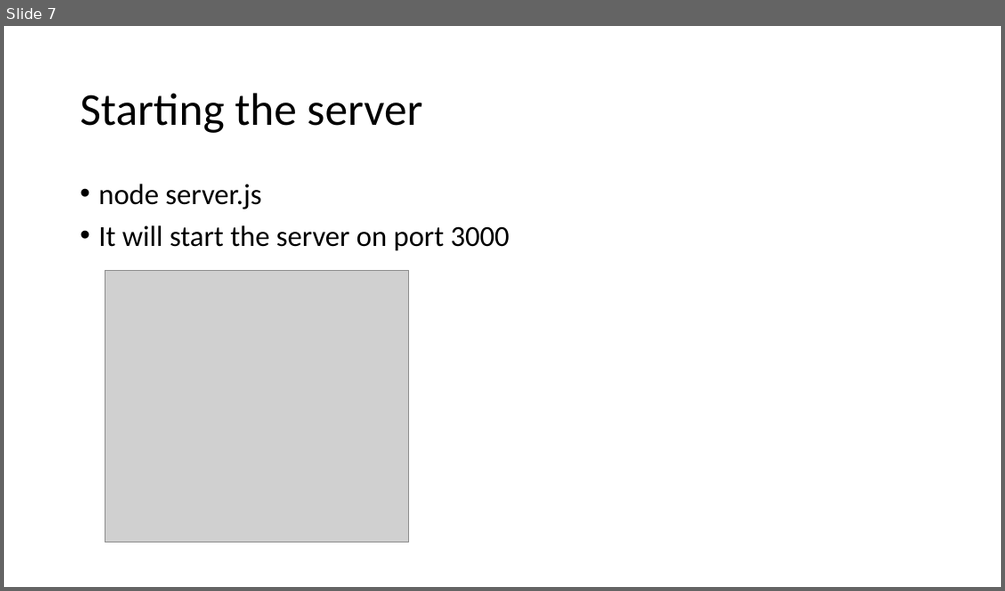
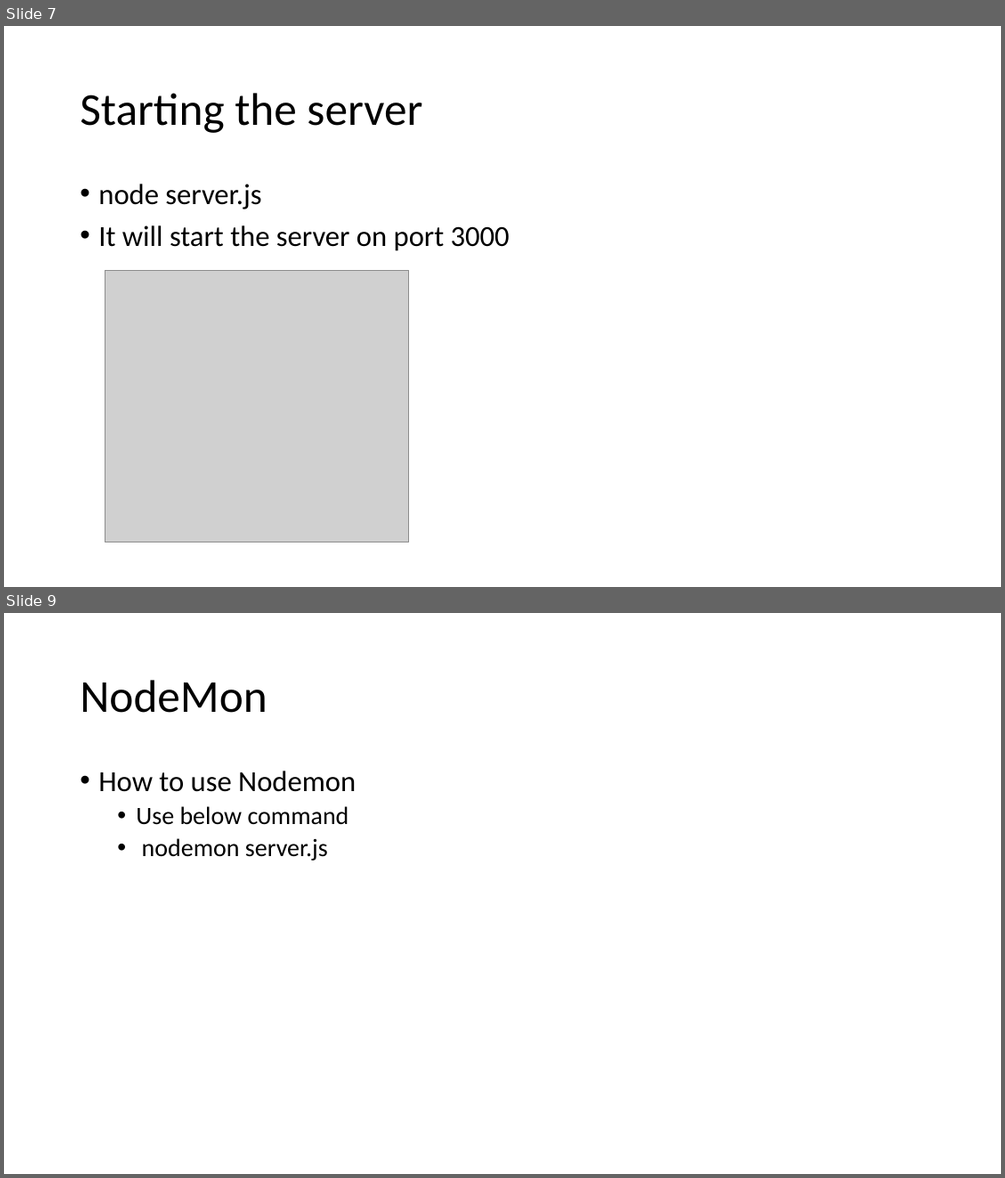
Before and after one commit to aroranishant8/WebDevelopment, a slide deck: Presentations/Section19_ExpressJs.pptx. Shown one above the other, each under a label of ours: slide 7 before the commit, slides 7 and 9 after it; the slides between them are not shown. The pictures are 1005x591 and 1005x1178 pixels, drawn with LibreOffice and Linux fonts; fonts in the diff are those of the drawing; grey boxes stand for pictures. Boxes give left, top, right and bottom in pixels: in the first picture for what was removed or moved away, otherwise in the second. Text is boxed around its words. In the diff, an @@ line names an element or a change of style, - is before the commit and + after.

```diff
--- a/Presentations/Section19_ExpressJs.pptx
+++ b/Presentations/Section19_ExpressJs.pptx
@@ slide 9 added at <box>4,613,1001,1174</box>, background #FFFFFF @@
@@ title added at <box>80,680,267,713</box>, 44 pt, text #000000 @@
+NodeMon
@@ text added at <box>98,771,356,860</box>, 24 pt, text #000000 @@
+• How to use Nodemon
+  • Use below command
+  • nodemon server.js
```
Also in this commit, not shown: 1 other slide added, 5 other files.
